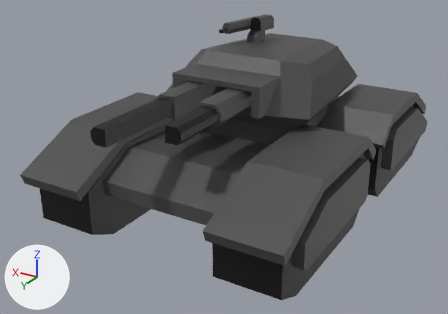
Before and after pictures for a commit that changed the glTF model Assets/Models/Units/BFT/BFT.glb.
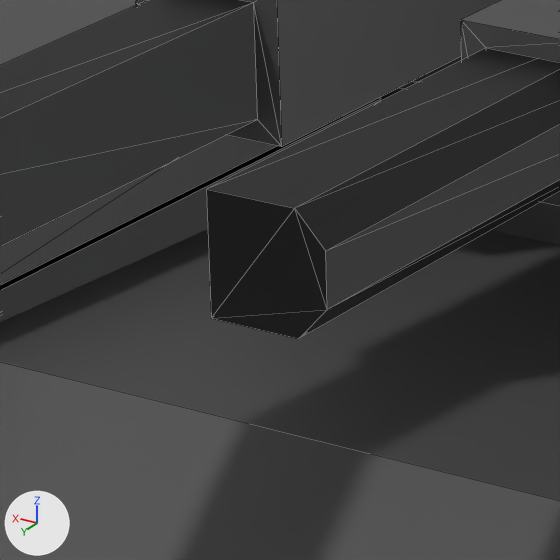
The first picture shows the older version from a 50 mm camera at (-9.45, 17.9, 9.74) aimed at (0.54, 1.24, 1.41). The close-ups show both versions on the part from 30% to 48% of the width and 32% to 56% of the height of that picture. Every picture has the same lights, and +X, +Y and +Z are marked at lower left. Both versions are drawn at frame 3 of the action 'Recoil1'; the numbers are the values there. The close-ups show mesh edges as thin lines.

Names of what the first close-up shows: 'Barrel.002', 'Barrel.003', 'Barrel1', 'Barrel2', 'Body_LP', 'Cube.003', 'Track', 'Turret_LP'.
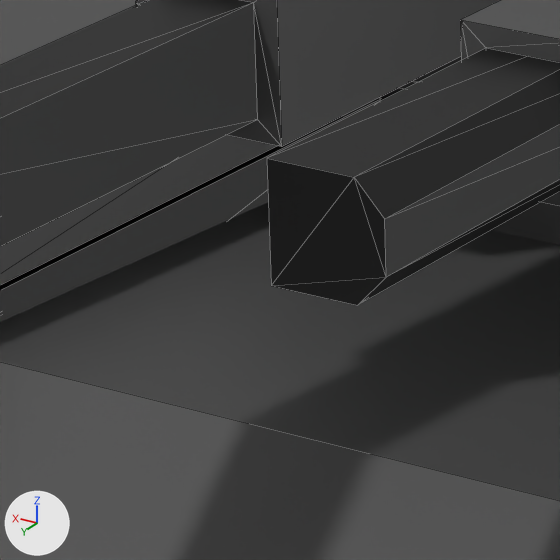
Location of each change, (x1, y1, x2, y2) in pixels of the close-ups (560 x 560 px):
'Barrel.002', moved: before (206, 48, 560, 339); after (267, 48, 560, 305)

The change, as a list of edits to the scene's bpy script:
```text
Change ob_barrel_002:
    ob_barrel_002.location: (0.0, -1.04, 0.0) -> (0.0, -1.404, 0.0)
```
